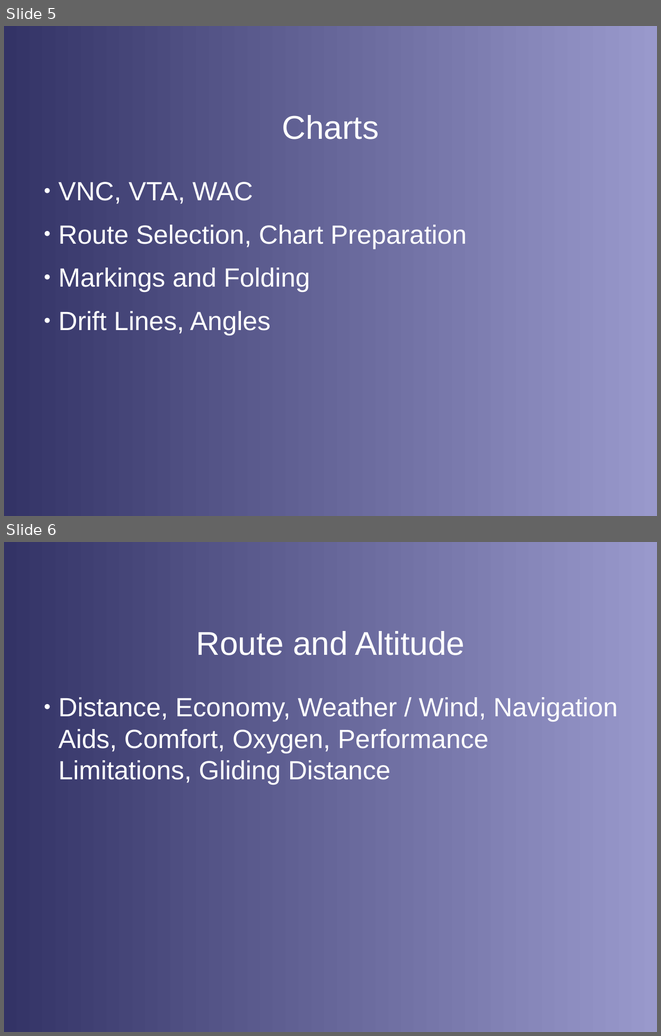
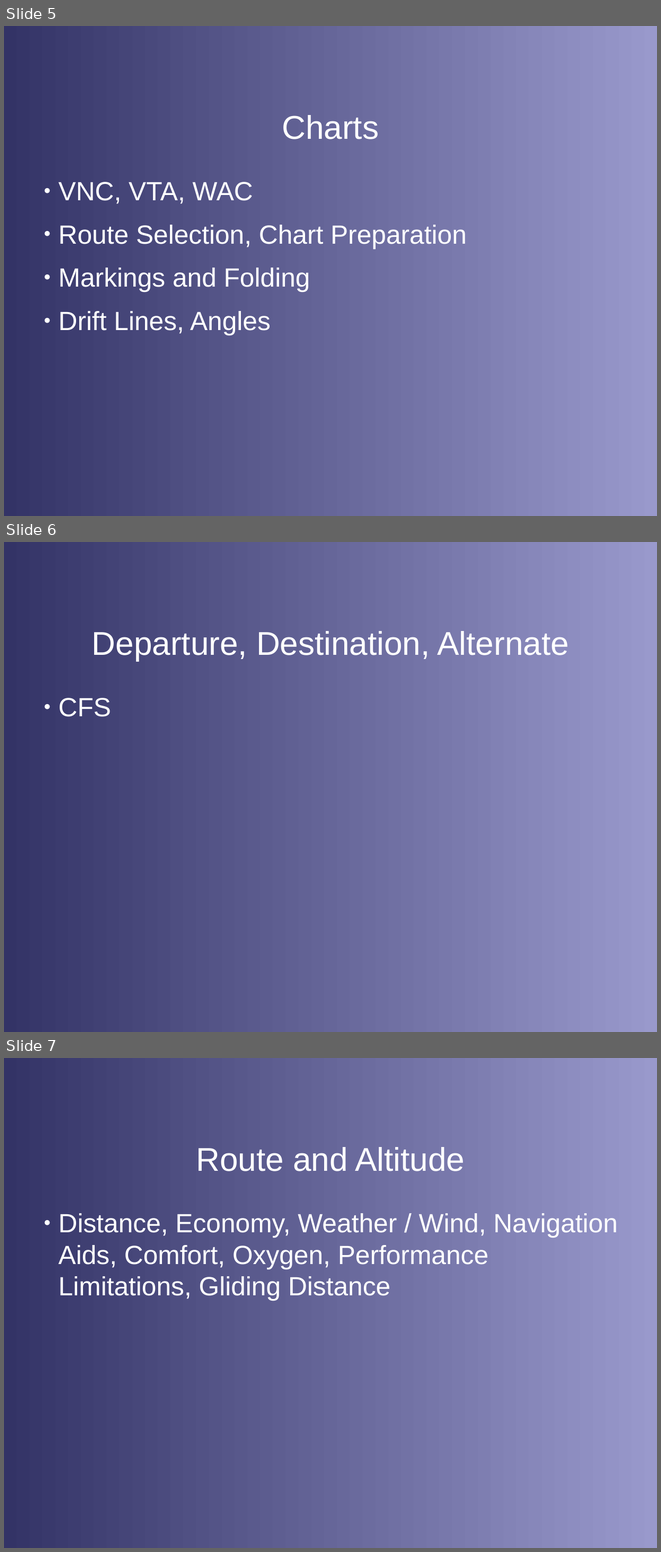
Before and after one commit to stephanheinemann/flight, a slide deck: FI/Navigation/Navigation.odp. Shown one above the other, each under a label of ours: slides 5 and 6 before the commit, slides 5, 6 and 7 after it. The pictures are 661x1036 and 661x1552 pixels, drawn with LibreOffice and Linux fonts; fonts in the diff are those of the drawing; background and template pictures are left out. Boxes give left, top, right and bottom in pixels: in the first picture for what was removed or moved away, otherwise in the second. Text is boxed around its words. In the diff, an @@ line names an element or a change of style, - is before the commit and + after.

```diff
--- a/FI/Navigation/Navigation.odp
+++ b/FI/Navigation/Navigation.odp
@@ slide 6 added at box(4, 542, 657, 1032), background gradient #333366 to #9999CC @@
@@ title added at box(92, 631, 569, 661), 40 pt, text #FFFFFF @@
+Departure, Destination, Alternate
@@ text added at box(59, 698, 111, 717), 32 pt, text #FFFFFF @@
+● CFS
@@ what was slide 6 is now slide 7 @@
```
Also in this commit, not shown: 1 slide changed, 1 other slide added, 1 slide removed.
